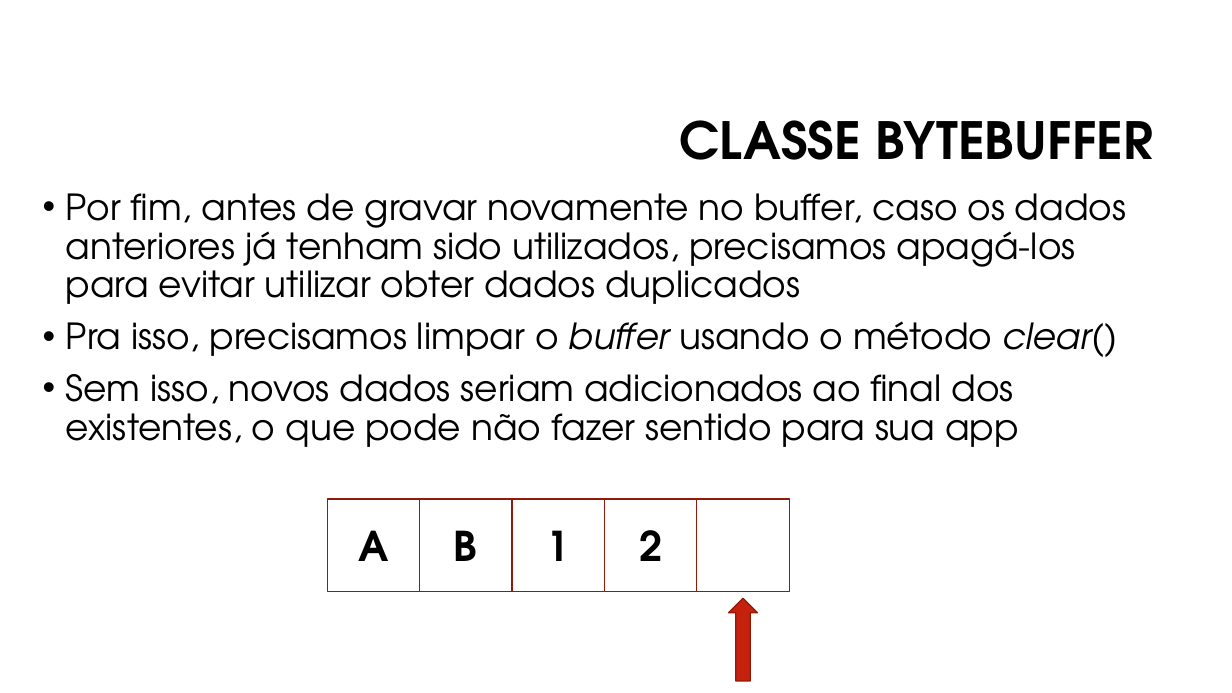
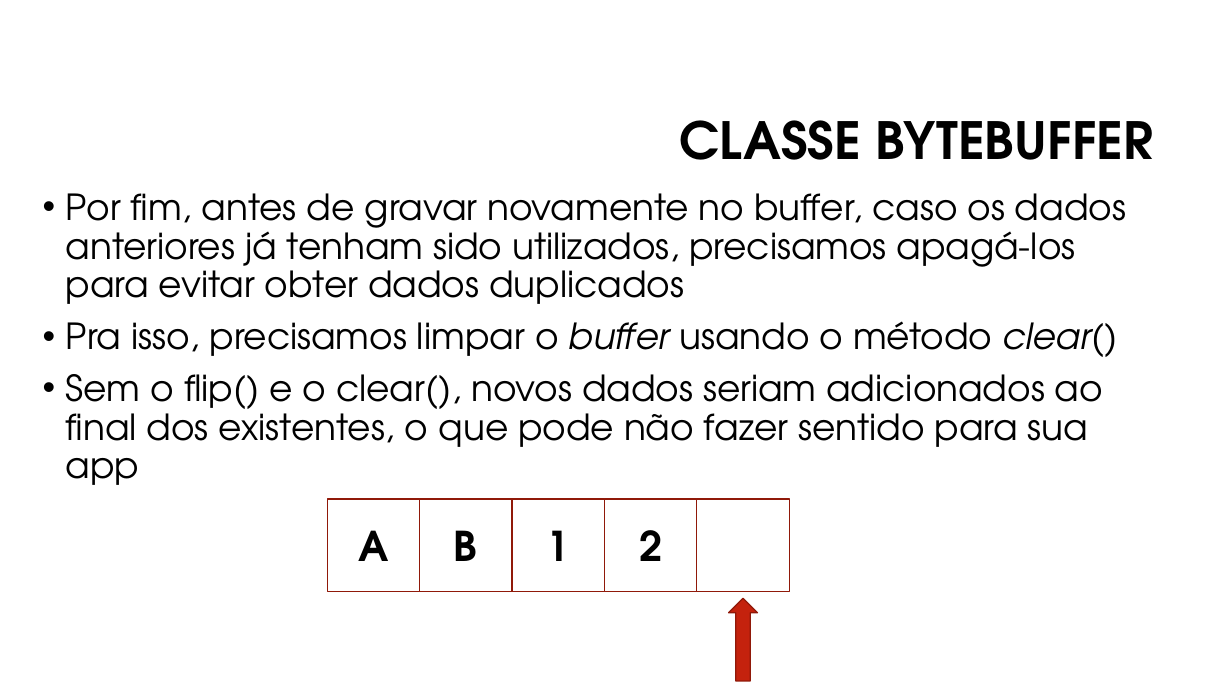
Before and after one commit to manoelcampos/sistemas-distribuidos, a slide deck: slide 14 of projects/01-socket-chat/1.3-non-blocking-socketchannel/non-blocking-chat.pptx. Drawn at 1232x693 pixels with LibreOffice and Linux fonts; fonts in the diff are those of the drawing; background and template pictures are left out. Boxes give left, top, right and bottom in pixels: in the first picture for what was removed or moved away, otherwise in the second. Text is boxed around its words. In the diff, an @@ line names an element or a change of style, - is before the commit and + after.

```diff
--- a/projects/01-socket-chat/1.3-non-blocking-socketchannel/non-blocking-chat.pptx
+++ b/projects/01-socket-chat/1.3-non-blocking-socketchannel/non-blocking-chat.pptx
@@ text at <box>66,193,1126,304</box>: text changed @@
-• Por fim, antes de gravar novamente no buffer, caso os dados anteriores já tenham sido utilizados, precisamos apagá-los para evitar utilizar obter dados duplicados
+• Por fim, antes de gravar novamente no buffer, caso os dados anteriores já tenham sido utilizados, precisamos apagá-los para evitar obter dados duplicados
@@ text at <box>66,374,1103,485</box>: text changed @@
-• Sem isso, novos dados seriam adicionados ao final dos existentes, o que pode não fazer sentido para sua app
+• Sem o flip() e o clear(), novos dados seriam adicionados ao final dos existentes, o que pode não fazer sentido para sua app
```
Also in this commit, not shown: 3 other slides changed, 1 other file.
